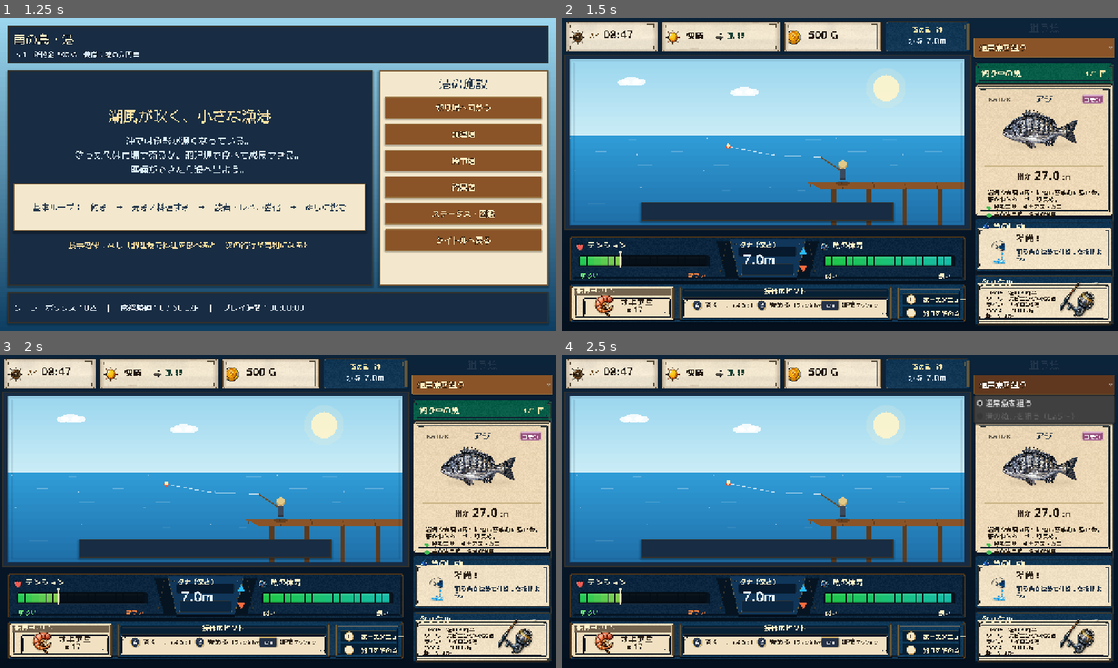
Above: before the commit, frames 1-4 (two rows, left to right).
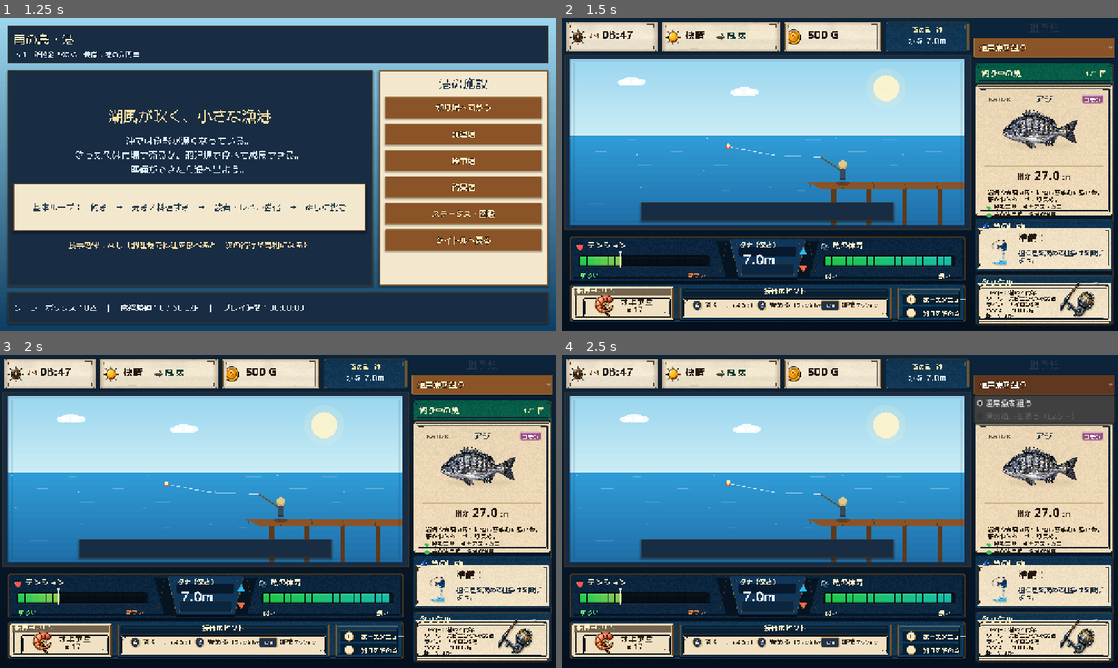
Above: after the commit, the same moments.

Repository: RYUKOU-OKUMURA/tsuri_quest_umi_mvp
Game: Godot game, scene res://scenes/main.tscn
Two runs of this game, one before a commit and one after it. Both use one fixed random seed, a clock stepped at 60 frames per second and the inputs below.
Inputs:
- Up to frame 1 (1.25 s): click "ゲームを始める" at 0.5 s
- Up to frame 2 (1.5 s): click "釣り場へ向かう" at 1.25 s
- Up to frame 3 (2 s): no input
- Up to frame 4 (2.5 s): click "通常魚を狙う" at 2 s

Frame 1 is identical in both runs. In frame 2, 0.6% of the frame differs, in the area x 1-98%, y 3-89%; in frame 3, 0.6%; in frame 4, 0.6%.

Commit message:
Improve underwater fight status card readability

Diff:
--- a/src/ui/components/fight_sidebar.gd
+++ b/src/ui/components/fight_sidebar.gd
@@ -175,12 +175,12 @@
 	var icon_size := 42.0 if _sidebar_frame != null else 58.0
 	var text_x := 62.0 if _sidebar_frame != null else 78.0
 	if _sidebar_frame != null:
-		icon_size = 72.0
-		text_x = 86.0
-	_draw_action_icon(body.position + Vector2(40.0, body.size.y * 0.57), icon_size)
-	_draw_text(font, "%s！" % action, body.position + Vector2(text_x, 31.0), 20 if _sidebar_frame != null else 20, Color("#2b2117"), 0)
-	if _sidebar_frame != null:
-		_draw_action_message(font, message, body.position + Vector2(text_x, 47.0), body.size.x - text_x - 6.0)
+		icon_size = 78.0
+		text_x = 90.0
+	_draw_action_icon(body.position + Vector2(42.0, body.size.y * 0.57), icon_size)
+	_draw_text(font, "%s！" % action, body.position + Vector2(text_x, 31.0), 21 if _sidebar_frame != null else 20, Color("#22180f"), 0)
+	if _sidebar_frame != null:
+		_draw_action_message(font, message, body.position + Vector2(text_x, 49.0), body.size.x - text_x - 4.0)
 	else:
 		_draw_wrapped(font, message, body.position + Vector2(72.0, 36.0), body.size.x - 82.0, 11, Palette.TEXT_DARK, 2)
 
@@ -219,7 +219,9 @@
 	var tackle_font := get_theme_default_font() if _sidebar_frame != null else font
 	var tackle_text_color := Color("#1d1209") if _sidebar_frame != null else Palette.TEXT_DARK
 	for i in range(lines.size()):
-		_draw_wrapped(tackle_font, lines[i], body.position + text_offset + Vector2(0.0, float(i) * tackle_line_gap), text_width, tackle_font_size, tackle_text_color, 1, tackle_font_size + 2.0)
+		var line_font := FightFontsScript.bold(tackle_font) if _sidebar_frame != null and i == 0 else tackle_font
+		var line_color := Color("#160d07") if _sidebar_frame != null and i == 0 else tackle_text_color
+		_draw_wrapped(line_font, lines[i], body.position + text_offset + Vector2(0.0, float(i) * tackle_line_gap), text_width, tackle_font_size, line_color, 1, tackle_font_size + 2.0)
 	if _tackle_card_icon != null or _icons != null:
 		var icon_rect := Rect2(body.end - Vector2(134.0, 98.0), Vector2(130.0, 94.0)) if _sidebar_frame != null else Rect2(body.end - Vector2(50.0, 50.0), Vector2(40.0, 40.0))
 		_draw_tackle_icon(icon_rect)
@@ -316,8 +318,8 @@
 
 func _draw_action_message(font: Font, text: String, pos: Vector2, max_width: float) -> void:
 	var first_stop := text.find("！")
-	var font_size := 14 if _sidebar_frame != null else 13
-	var gap := 15.0 if _sidebar_frame != null else 16.0
+	var font_size := 15 if _sidebar_frame != null else 13
+	var gap := 16.0 if _sidebar_frame != null else 16.0
 	if first_stop > 0 and first_stop < text.length() - 1:
 		var first := text.left(first_stop + 1).strip_edges().replace("潜ろうとしている", "潜る")
 		var second := text.substr(first_stop + 1).strip_edges()
--- a/src/ui/components/fight_status_bar.gd
+++ b/src/ui/components/fight_status_bar.gd
@@ -94,25 +94,25 @@
 	var title_y := rect.position.y + rect.size.y * 0.40
 	var body_y := rect.position.y + rect.size.y * 0.72
 	if not dark and title == "AM":
-		var am_y := rect.position.y + rect.size.y * 0.54
-		_draw_text_clipped(regular_font, title, Vector2(text_x - 2.0, am_y), 14, title_color, max_width, outline)
-		_draw_text_clipped(font, body, Vector2(text_x + 29.0, am_y + 1.0), 23, body_color, max_width - 29.0, outline)
+		var am_y := rect.position.y + rect.size.y * 0.55
+		_draw_text_clipped(regular_font, title, Vector2(text_x - 4.0, am_y), 14, title_color, max_width, outline)
+		_draw_text_clipped(font, body, Vector2(text_x + 26.0, am_y + 1.0), 24, body_color, max_width - 26.0, outline)
 		return
 	if not dark and title == "快晴":
 		var inline_y := rect.position.y + rect.size.y * 0.57
-		_draw_text_clipped(font, title, Vector2(text_x - 1.0, inline_y), 20, body_color, max_width, outline)
+		_draw_text_clipped(font, title, Vector2(text_x - 2.0, inline_y), 21, body_color, max_width, outline)
 		var wind_icon_size := 21.0
-		var wind_x := text_x + 66.0
+		var wind_x := text_x + 68.0
 		_draw_top_sheet_icon(
 			ICON_WIND,
 			Rect2(Vector2(wind_x, rect.position.y + (rect.size.y - wind_icon_size) * 0.5 + 1.0), Vector2(wind_icon_size, wind_icon_size)),
 			Color(1.0, 1.0, 1.0, 0.92)
 		)
-		_draw_text_clipped(font, body, Vector2(wind_x + 26.0, inline_y), 18, Color("#173f32"), max_width - (wind_x - text_x) - 26.0, outline)
+		_draw_text_clipped(font, body, Vector2(wind_x + 26.0, inline_y), 19, Color("#12382c"), max_width - (wind_x - text_x) - 26.0, outline)
 		return
 	if not dark and title == "所持金":
 		var amount_y := rect.position.y + rect.size.y * 0.57
-		_draw_text_clipped(font, body, Vector2(text_x - 1.0, amount_y), 23, body_color, max_width + 2.0, outline)
+		_draw_text_clipped(font, body, Vector2(text_x - 2.0, amount_y), 24, body_color, max_width + 2.0, outline)
 		return
 	_draw_text_clipped(font, title, Vector2(text_x, title_y), title_size, title_color, max_width, outline)
 	_draw_text_clipped(font, body, Vector2(text_x, body_y), body_size, body_color, max_width, outline)
@@ -147,9 +147,9 @@
 func _draw_status_icon(rect: Rect2, icon_index: int) -> void:
 	if _top_icons == null and _icons == null:
 		return
-	var icon_size := clampf(rect.size.y * 0.60, 36.0, 42.0)
+	var icon_size := clampf(rect.size.y * 0.64, 38.0, 44.0)
 	var icon_rect := Rect2(
-		rect.position + Vector2(11.0, (rect.size.y - icon_size) * 0.5 + 1.0),
+		rect.position + Vector2(10.0, (rect.size.y - icon_size) * 0.5 + 1.0),
 		Vector2(icon_size, icon_size)
 	)
 	_draw_top_sheet_icon(icon_index, icon_rect, Color(1.0, 1.0, 1.0, 0.96))
Not shown, changed: design-qa.md
Not shown, changed: docs/11_underwater_fight_showcase.md
Not shown, changed: tools/build_fight_sidebar_static_compare.py
Not shown, changed: tools/build_fight_top_status_static_compare.py
